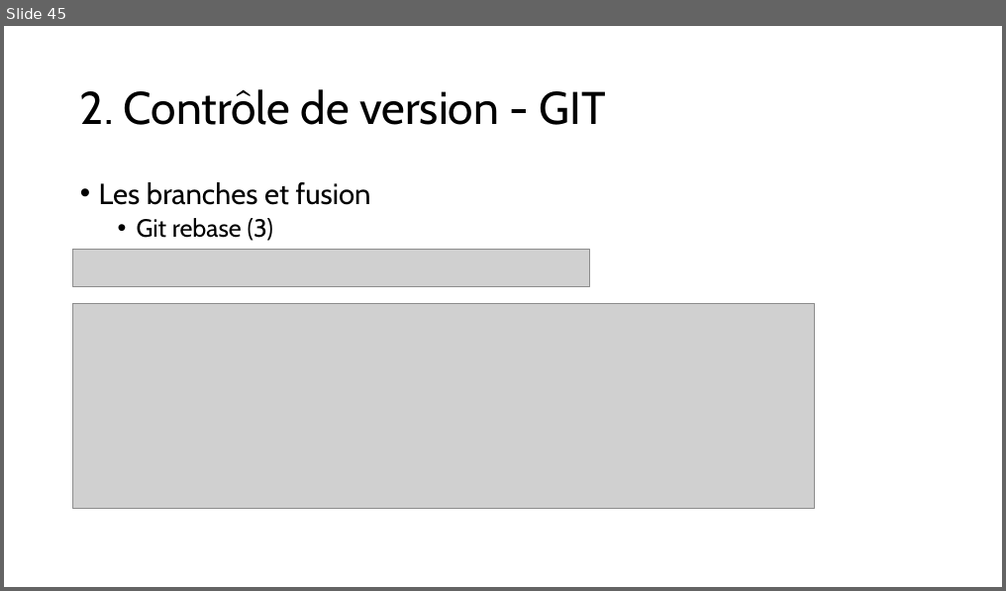
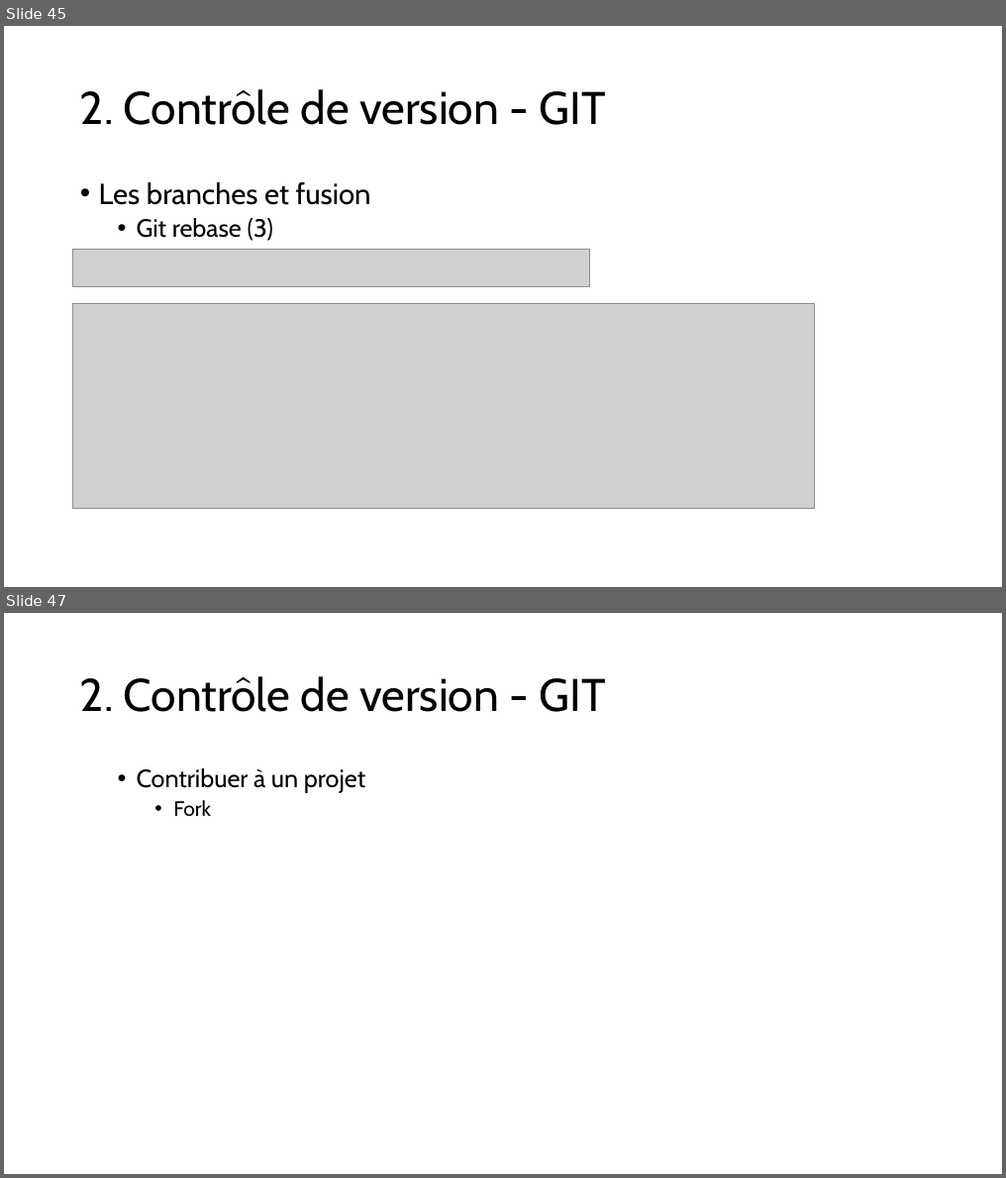
Before and after one commit to LJKhnor/Chapitre-4, a slide deck: Chapitre 4.pptx. Shown one above the other, each under a label of ours: slide 45 before the commit, slides 45 and 47 after it; the slides between them are not shown. The pictures are 1006x591 and 1006x1178 pixels, drawn with LibreOffice and Linux fonts; fonts in the diff are those of the drawing; grey boxes stand for pictures. Boxes give left, top, right and bottom in pixels: in the first picture for what was removed or moved away, otherwise in the second. Text is boxed around its words. In the diff, an @@ line names an element or a change of style, - is before the commit and + after.

```diff
--- a/Chapitre 4.pptx
+++ b/Chapitre 4.pptx
@@ slide 47 added at [4, 613, 1002, 1174], background #FFFFFF @@
@@ title added at [80, 676, 605, 712], 44 pt, text #000000 @@
+2. Contrôle de version - GIT
@@ text added at [137, 768, 365, 816], 24 pt, text #000000 @@
+  • Contribuer à un projet
+    • Fork
```
Also in this commit, not shown: 5 slides changed, 1 other slide added, 1 other file.
